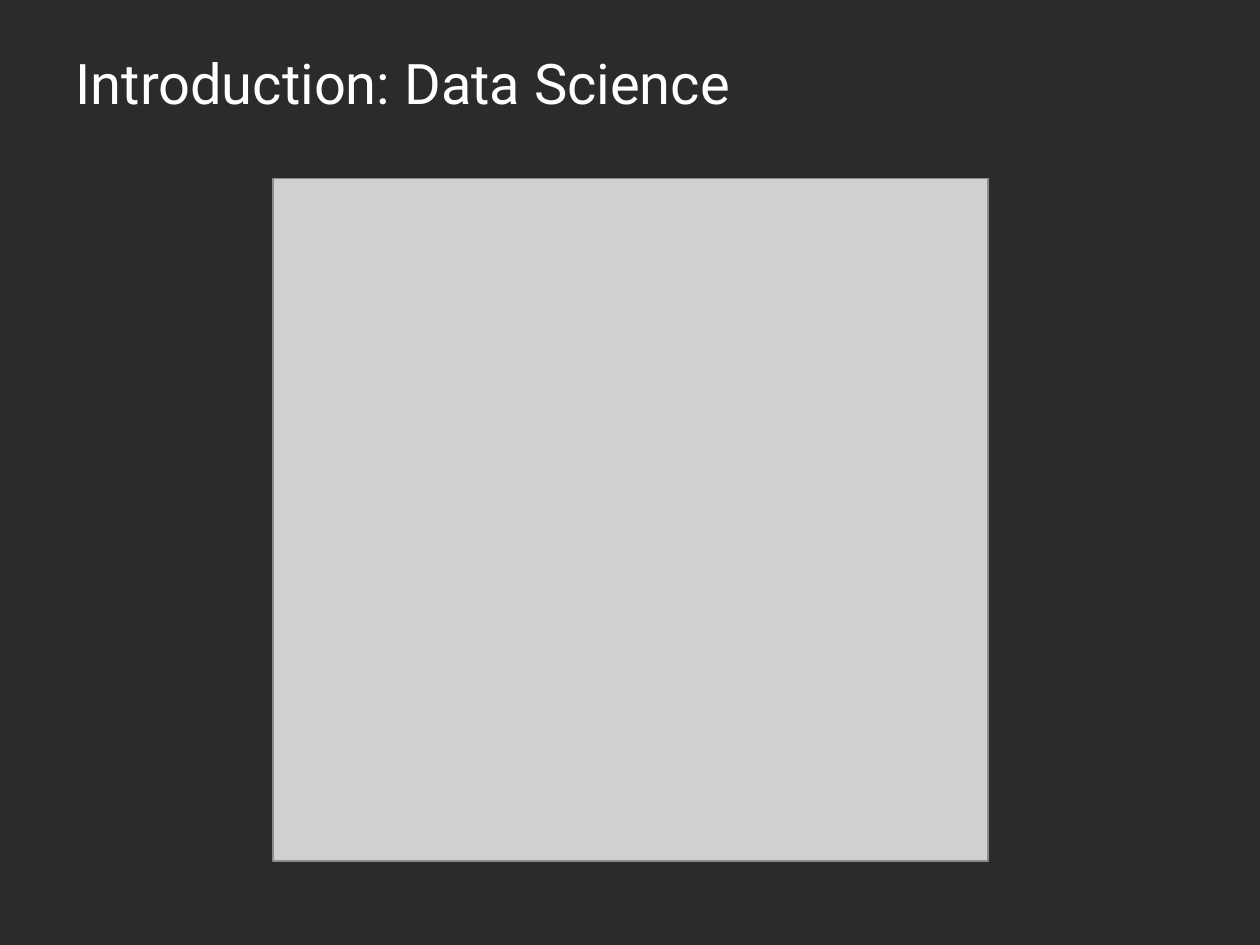
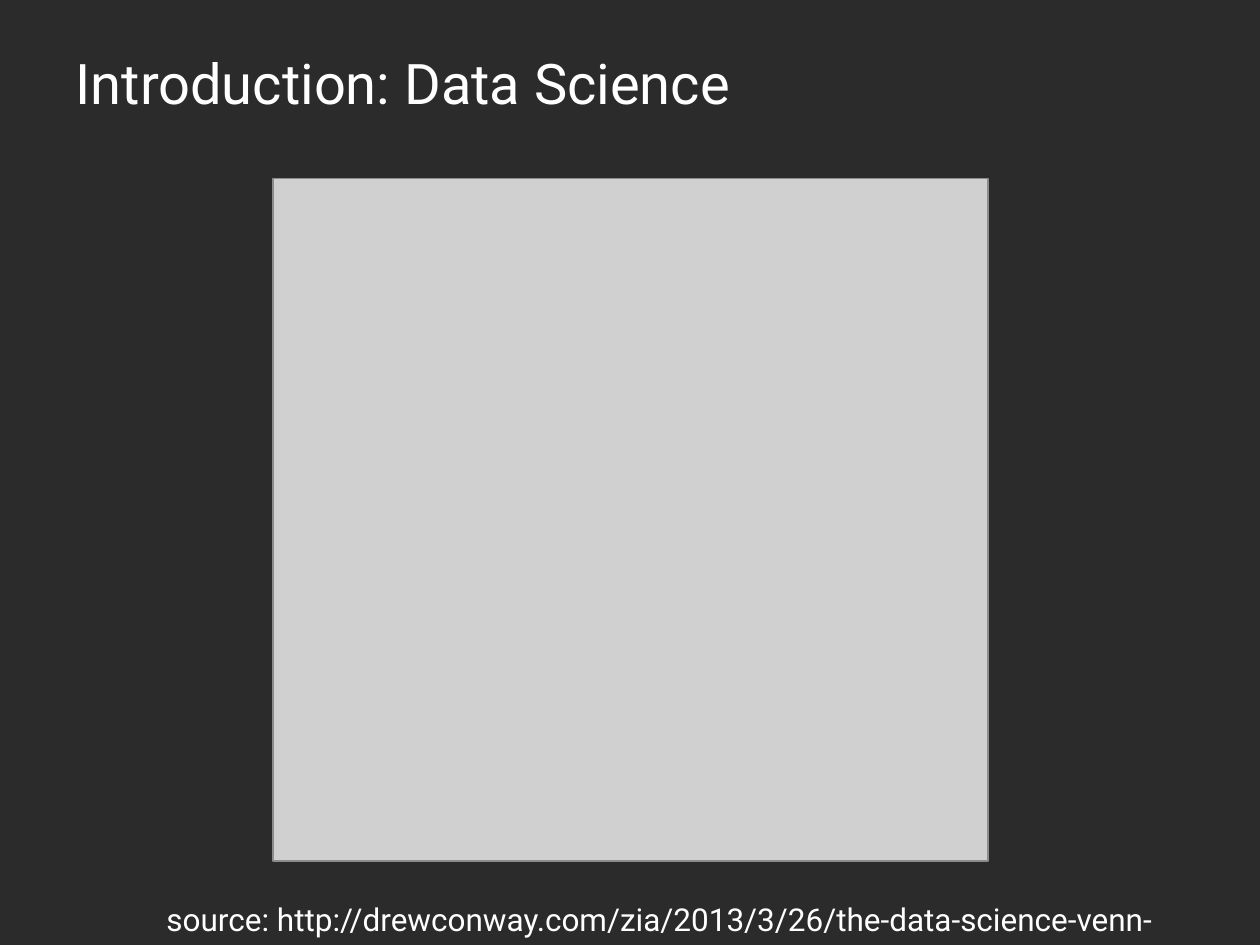
Before and after one commit to ElianeBlumer/text_mining_workshop, a slide deck: slide 10 of 20151126_epfl-library_text-mining.pptx (slide 9 before the commit). Drawn at 1260x945 pixels with LibreOffice and Linux fonts; fonts in the diff are those of the drawing; grey boxes stand for pictures; background and template pictures are left out; a plain dark background stands for a picture behind light text. Boxes give left, top, right and bottom in pixels: in the first picture for what was removed or moved away, otherwise in the second. Text is boxed around its words. In the diff, an @@ line names an element or a change of style, - is before the commit and + after.

```diff
--- a/20151126_epfl-library_text-mining.pptx
+++ b/20151126_epfl-library_text-mining.pptx
@@ text added at <box>166,907,1152,938</box>, 18 pt, text #FFFFFF @@
+source: http://drewconway.com/zia/2013/3/26/the-data-science-venn-diagram
```
Also in this commit, not shown: 1 other slide changed, 3 slides added, 4 slides removed, 17 other files.
